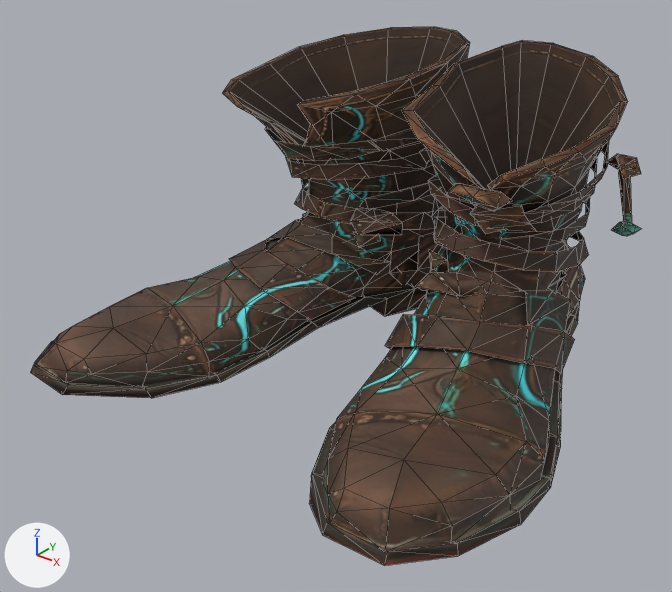
The glTF model godot-client/assets/actors/native/equipment/arcane_fantasy_boots_02.glb: old version first, new version second.
Before and after are seen from a 50 mm camera at (0.571, -0.792, 0.531) aimed at (-0.017, -0.057, 0.075). Lighting does not change. The marker at lower left points along +X, +Y and +Z. The first picture is the older version. Mesh edges are drawn as thin lines. Vertices at exactly the same position are counted once.

The first picture shows 'Arcane Fantasy Boots II'.
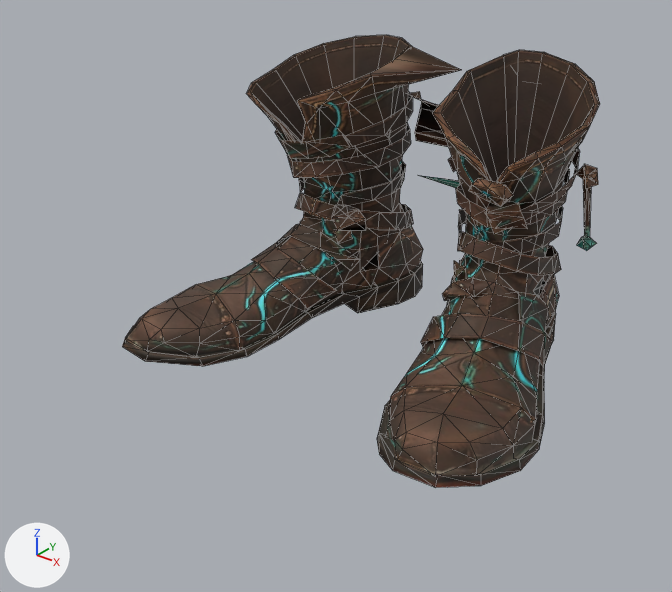
Boxes [x1, y1, x2, y2] around the edits, measured in the pictures (672 x 592 px; the box of a moved part takes in the faces that stretch with it):
'Arcane Fantasy Boots II', reshaped (22% narrower, 16% shorter): before [30, 27, 641, 566]; after [122, 35, 600, 487]
part 1 of me_arcane_fantasy_boots_ii, moved or reshaped: before [30, 252, 427, 398]; after [122, 253, 423, 366]
part 2 of me_arcane_fantasy_boots_ii, moved or reshaped: before [353, 232, 380, 247]; after [334, 229, 352, 243]
part 3 of me_arcane_fantasy_boots_ii, moved or reshaped: before [310, 300, 580, 566]; after [377, 313, 556, 487]
part 4 of me_arcane_fantasy_boots_ii, moved or reshaped: before [295, 187, 446, 230]; after [295, 193, 413, 230]
part 5 of me_arcane_fantasy_boots_ii, moved or reshaped: before [265, 127, 419, 161]; after [275, 91, 413, 159]
part 6 of me_arcane_fantasy_boots_ii, moved or reshaped: before [301, 178, 441, 209]; after [299, 161, 406, 206]
part 7 of me_arcane_fantasy_boots_ii, moved or reshaped: before [432, 197, 590, 251]; after [458, 206, 563, 253]
part 8 of me_arcane_fantasy_boots_ii, moved or reshaped: before [285, 153, 433, 180]; after [288, 123, 411, 178]
part 9 of me_arcane_fantasy_boots_ii, moved or reshaped: before [429, 250, 446, 270]; after [454, 261, 465, 279]
part 10 of me_arcane_fantasy_boots_ii, moved or reshaped: before [470, 204, 537, 232]; after [485, 202, 528, 229]
part 11 of me_arcane_fantasy_boots_ii, moved or reshaped: before [446, 183, 512, 211]; after [469, 178, 513, 206]
part 12 of me_arcane_fantasy_boots_ii, moved or reshaped: before [350, 208, 402, 235]; after [332, 205, 366, 231]
part 13 of me_arcane_fantasy_boots_ii, moved or reshaped: before [548, 271, 567, 294]; after [533, 278, 546, 298]
part 14 of me_arcane_fantasy_boots_ii, moved or reshaped: before [36, 27, 641, 548]; after [125, 35, 600, 474]

The change, as a diff of the scene's bpy script:
```diff
--- a/godot-client/assets/actors/native/equipment/arcane_fantasy_boots_02.glb.py
+++ b/godot-client/assets/actors/native/equipment/arcane_fantasy_boots_02.glb.py
@@ me_arcane_fantasy_boots_ii @@
-me_arcane_fantasy_boots_ii.from_pydata(...)  # 845 vertices, 1247 faces; spans x -0.313..0.289, y -0.307..0.298, z -0.013..0.32
+me_arcane_fantasy_boots_ii.from_pydata(...)  # 845 vertices, 1247 faces; spans x -0.262..0.251, y -0.203..0.211, z -0.013..0.32
+# me_arcane_fantasy_boots_ii part 1: the loose piece of 45 vertices spanning x -0.313..-0.002, y -0.306..0.294, z -0.013..0.021 is multiplied about its middle by the matrix ((0.688, 0.0, -0.003), (0.0, 0.691, -0.028), (0.0, 0.0, 1.0)), then moved by (0.003, 0.011, 0.0)
+# me_arcane_fantasy_boots_ii part 2: the loose piece of 5 vertices spanning x -0.079..-0.047, y 0.046..0.075, z 0.088..0.104 is scaled about its middle by (0.668, 0.645, 1), then moved by (-0.028, -0.011, 0.0)
+# me_arcane_fantasy_boots_ii part 3: the loose piece of 44 vertices spanning x 0.016..0.289, y -0.307..0.293, z -0.013..0.021 is scaled about its middle by (0.734, 0.672, 1), then moved by (-0.002, 0.014, 0.0)
+# me_arcane_fantasy_boots_ii part 4: the loose piece of 30 vertices spanning x -0.197..-0.013, y 0.028..0.285, z 0.077..0.142 is scaled about its middle by (0.666, 0.648, 1), then moved by (-0.014, -0.045, 0.0)
+# me_arcane_fantasy_boots_ii part 5: the loose piece of 29 vertices spanning x -0.232..-0.003, y 0.001..0.264, z 0.186..0.257 is scaled about its middle by (0.666, 0.639, 1), then moved by (-0.01, -0.037, 0.0)
+# me_arcane_fantasy_boots_ii part 6: the loose piece of 25 vertices spanning x -0.199..-0.015, y 0.047..0.264, z 0.133..0.164 is scaled about its middle by (0.658, 0.632, 1), then moved by (-0.014, -0.046, 0.0)
+# me_arcane_fantasy_boots_ii part 7: the loose piece of 24 vertices spanning x 0.002..0.176, y 0.047..0.263, z 0.133..0.164 is scaled about its middle by (0.642, 0.638, 1), then moved by (0.019, -0.043, 0.0)
+# me_arcane_fantasy_boots_ii part 8: the loose piece of 27 vertices spanning x -0.211..-0.005, y 0.025..0.272, z 0.159..0.216 is scaled about its middle by (0.66, 0.633, 1), then moved by (-0.014, -0.044, 0.0)
+# me_arcane_fantasy_boots_ii part 9: the loose piece of 5 vertices spanning x 0.026..0.058, y 0.044..0.073, z 0.087..0.104 is scaled about its middle by (0.664, 0.649, 1), then moved by (0.034, -0.008, 0.0)
+# me_arcane_fantasy_boots_ii part 10: the loose piece of 8 vertices spanning x 0.114..0.179, y 0.0..0.031, z 0.168..0.202 is scaled about its middle by (0.653, 0.637, 1), then moved by (-0.001, 0.007, 0.0)
+# me_arcane_fantasy_boots_ii part 11: the loose piece of 15 vertices spanning x 0.107..0.164, y -0.058..0.011, z 0.201..0.234 is scaled about its middle by (0.678, 0.671, 1), then moved by (0.002, 0.02, 0.0)
+# me_arcane_fantasy_boots_ii part 12: the loose piece of 8 vertices spanning x -0.073..-0.021, y 0.04..0.076, z 0.106..0.136 is scaled about its middle by (0.667, 0.637, 1), then moved by (-0.034, -0.01, 0.0)
+# me_arcane_fantasy_boots_ii part 13: the loose piece of 5 vertices spanning x 0.164..0.175, y 0.088..0.138, z 0.077..0.093 is scaled about its middle by (0.702, 0.649, 1), then moved by (-0.009, -0.027, 0.0)
+# me_arcane_fantasy_boots_ii part 14: 531 of 845 vertices moved; they spanned x -0.303..0.279, y -0.301..0.298, z -0.005..0.32 and now span x -0.255..0.243, y -0.198..0.21, z -0.005..0.32; mean shift (0.005, -0.023, 0.0); largest move (0.23, -0.301, 0.01) -> (0.207, -0.191, 0.01)
+# other edits to the shape of me_arcane_fantasy_boots_ii do not show in these pictures
 me_arcane_fantasy_boots_ii.materials.append(mat_arcane_fantasy_boots_ii_base)
```
